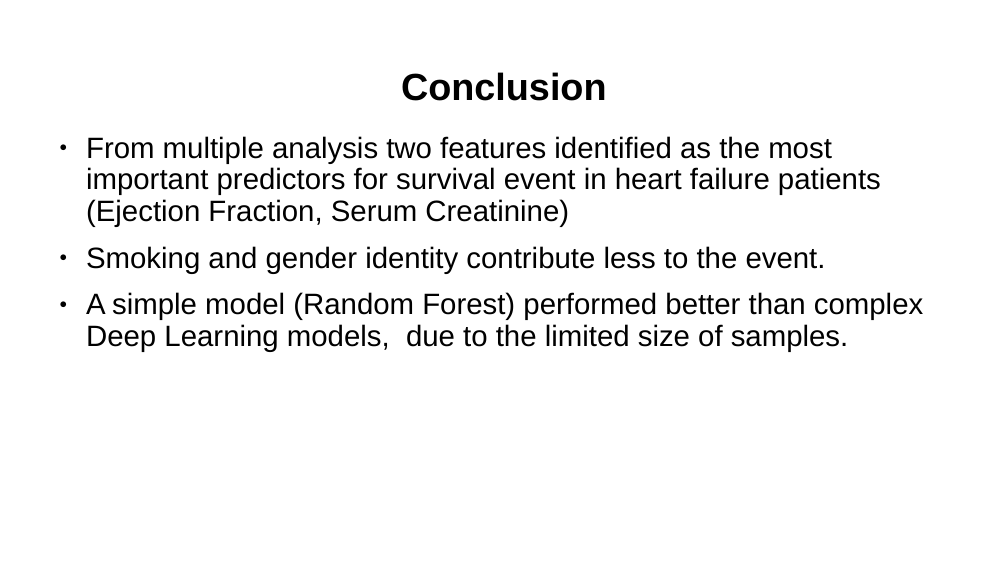
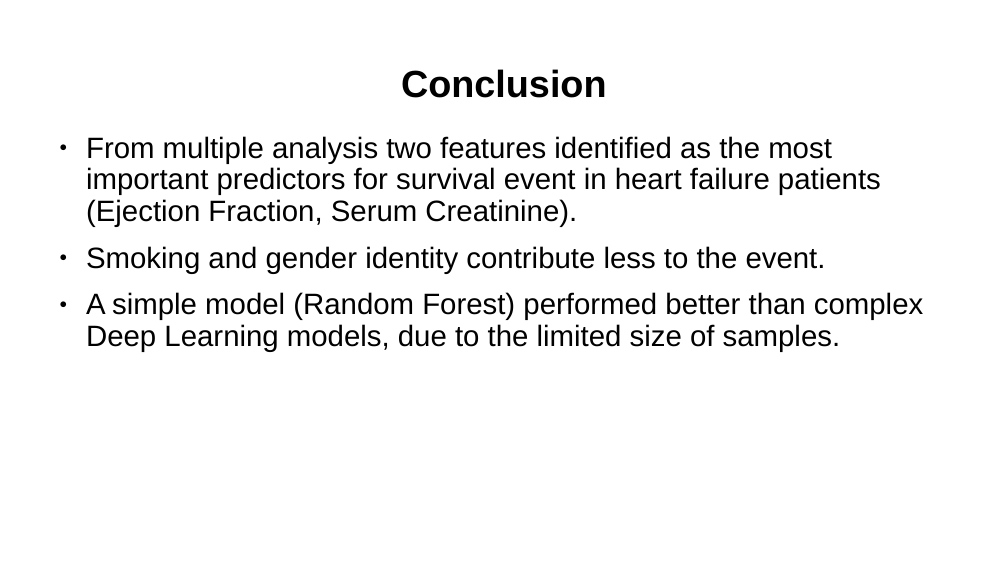
Before and after one commit to MichiganDataScienceTeam/W26-MDST-Project_Heart-Failure-Survival-Analysis, a slide deck: slide 18 of slides/Final Presentation.pptx. Drawn at 1008x567 pixels with LibreOffice and Linux fonts; fonts in the diff are those of the drawing. Boxes give left, top, right and bottom in pixels: in the first picture for what was removed or moved away, otherwise in the second. Text is boxed around its words. In the diff, an @@ line names an element or a change of style, - is before the commit and + after.

Commit message:
Small edits made on Final Presentation

```diff
--- a/slides/Final Presentation.pptx
+++ b/slides/Final Presentation.pptx
@@ title "Conclusion" at <box>401,69,607,98</box>: line spacing 1 to 0.9 @@
@@ text at <box>86,136,881,227</box>: text changed @@
-● From multiple analysis two features identified as the most important predictors for survival event in heart failure patients (Ejection Fraction, Serum Creatinine)
+● From multiple analysis two features identified as the most important predictors for survival event in heart failure patients (Ejection Fraction, Serum Creatinine).
```
Also in this commit, not shown: 4 other slides changed, 1 other file.
